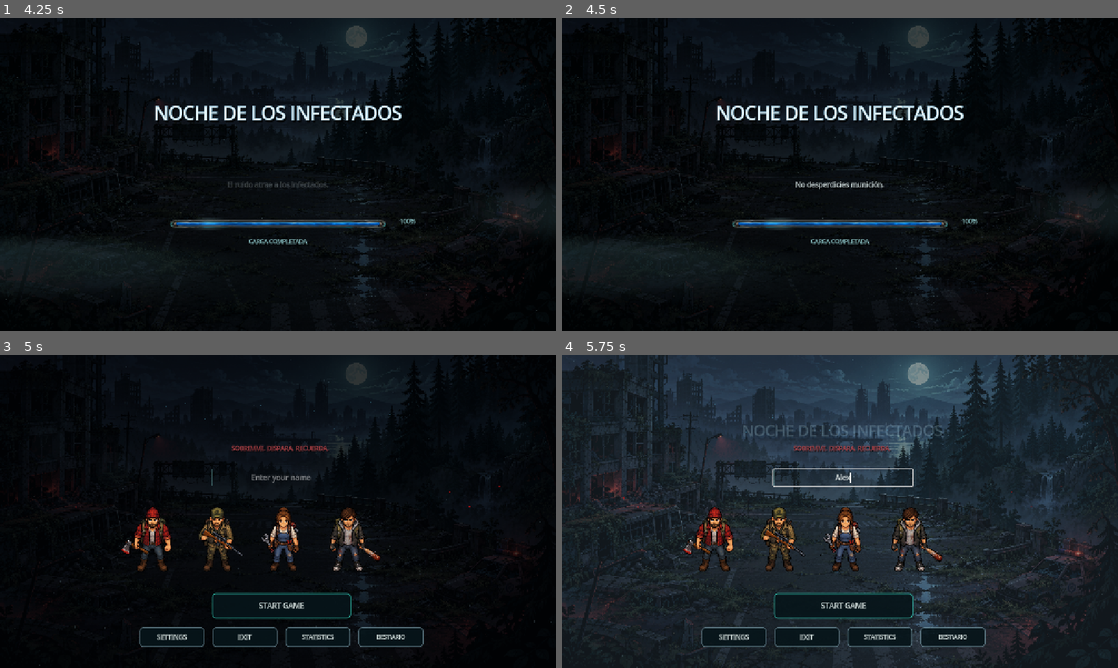
Above: before the commit, frames 1-4 (two rows, left to right).
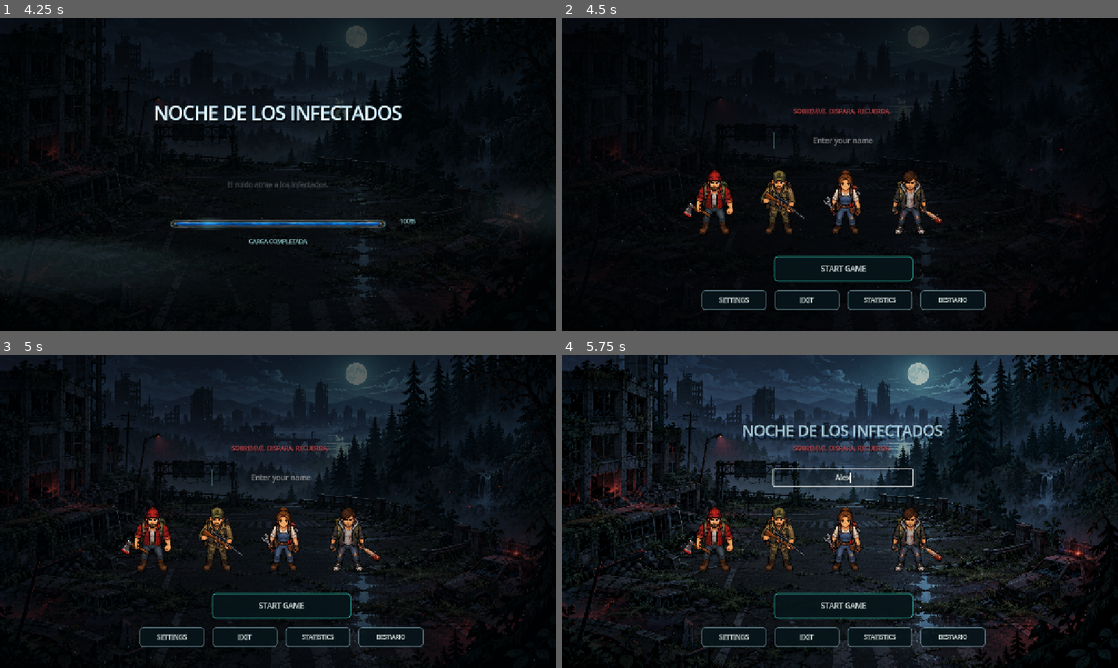
Above: after the commit, the same moments.

Repository: scorpio21/Juego_Zombi
Game: Godot game, scene res://scenes/ui/loading_screen.tscn
Same seed, same stepped clock (60 frames per second), same inputs: the game is played once before the commit and once after it.
Inputs (mouse positions are in pixels of both pictures, inside the frame that each line leads up to):
- Up to frame 1 (4.25 s): tap Enter at 0.5 s; move the mouse to (400, 158) at 0.52 s; press the mouse at (400, 158) at 0.53 s; hold D (move_right) 0.53-1.25 s; release the mouse at (400, 158) at 1.25 s; drag from (166, 190) to (250, 237) at 1.27 s; move the mouse to (333, 105) at 2.02 s; hold D (move_right) 2.03-2.75 s; tap R at 2.1 s; drag from (250, 237) to (111, 127) at 2.77 s; move the mouse to (444, 221) at 3.52 s; hold A (move_left) from 3.53 s (still down); hold Shift from 3.53 s (still down)
- Up to frame 2 (4.5 s): release A (move_left) at 4.25 s; release Shift at 4.25 s; drag from (673, 127) to (756, 96) at 4.27 s
- Up to frame 3 (5 s): no input
- Up to frame 4 (5.75 s): click (845, 477) at 5.02 s; type "Alex" at 5.1 s

Frame 1 is identical in both runs. In frame 2, 7.6% of the frame differs, in the area x 0-100%, y 2-100%; in frame 3, 4.4%; in frame 4, 16%, in the area x 0-100%, y 0-100%.

Commit message:
Add menu music assets and disable engine splash

Diff:
--- a/project.godot
+++ b/project.godot
@@ -17,10 +17,9 @@
 config/name="Noche de los Infectados"
 run/main_scene="res://scenes/ui/loading_screen.tscn"
 config/features=PackedStringArray("4.7", "GL Compatibility")
+boot_splash/bg_color=Color(0, 0, 0, 1)
+boot_splash/show_image=false
 config/icon="res://icon.png"
-boot_splash/show_image=false
-boot_splash/bg_color=Color(0.0, 0.0, 0.0, 1.0)
-boot_splash/minimum_display_time=0
 
 [autoload]
 
Not shown, added: audio/menu/Cargando.ogg
Not shown, added: audio/menu/Menu_principal.ogg
